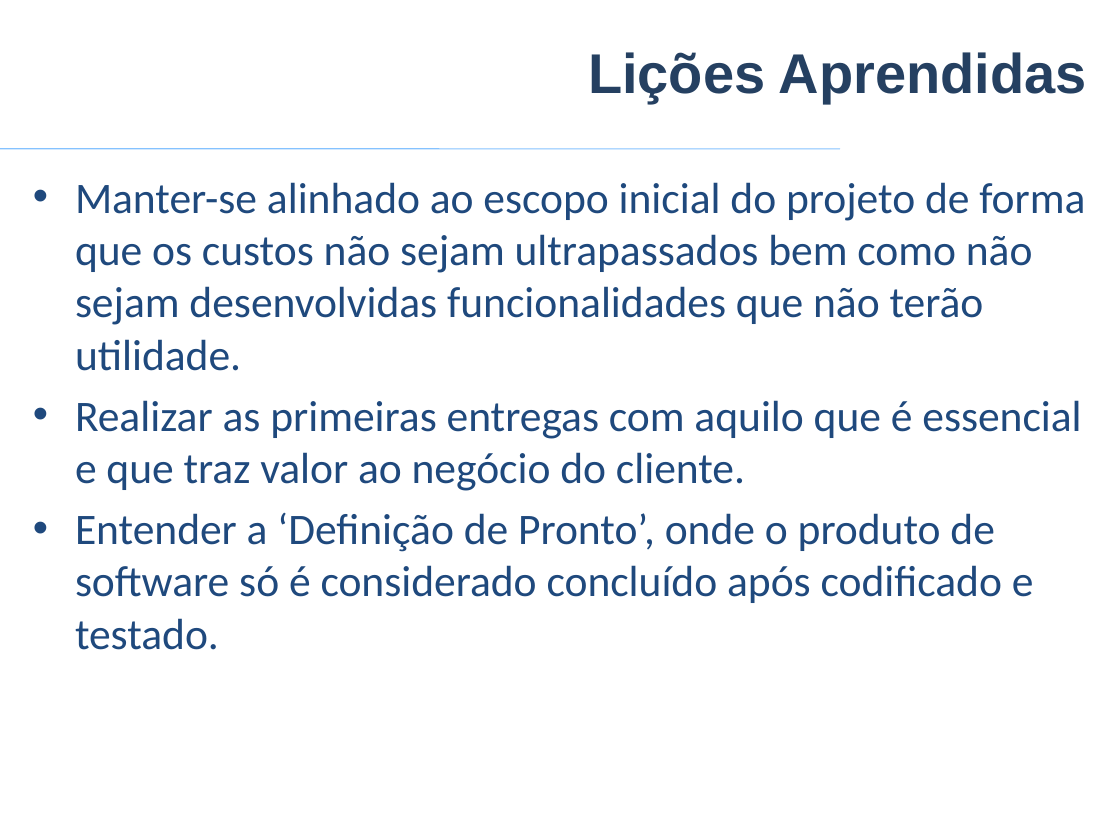
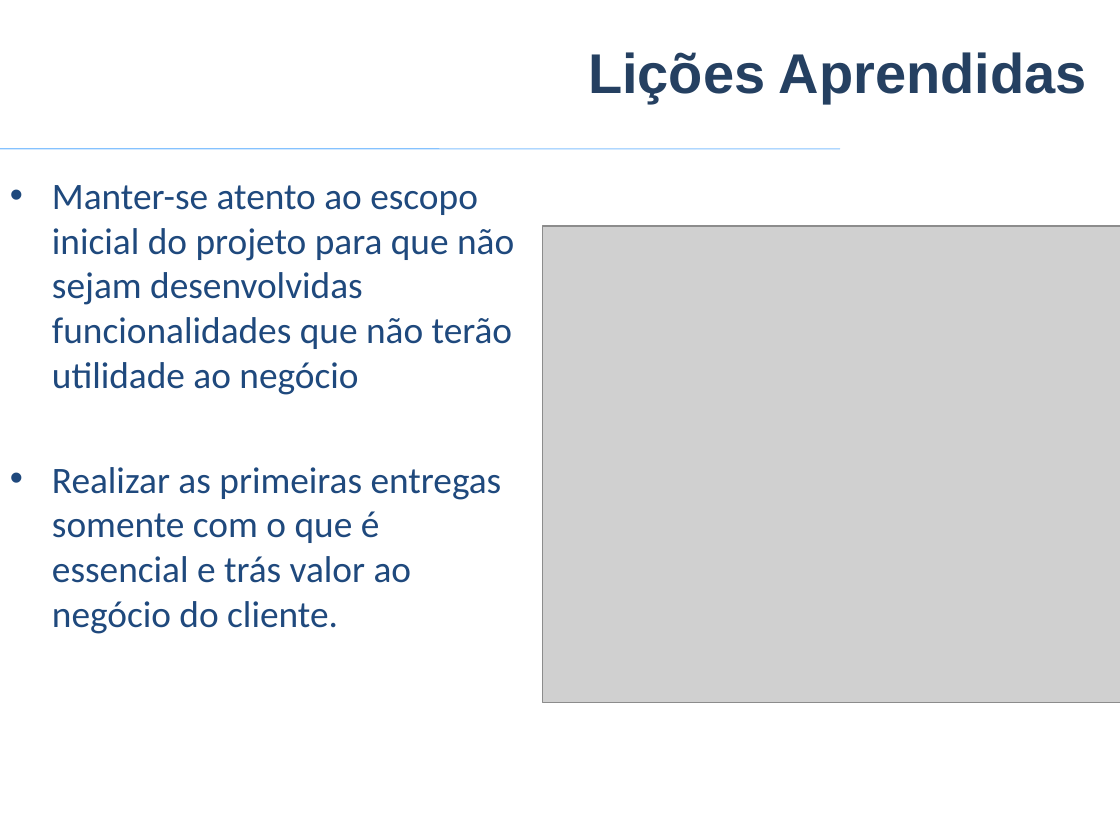
Before and after one commit to VagnerAlcantara/TCC, a slide deck: slide 43 of TCC/5º Encontro/2017-Apresentacao Psystem.pptx (slide 42 before the commit). Drawn at 1120x840 pixels with LibreOffice and Linux fonts; fonts in the diff are those of the drawing; grey boxes stand for pictures; background and template pictures are left out. Boxes give left, top, right and bottom in pixels: in the first picture for what was removed or moved away, otherwise in the second. Text is boxed around its words. In the diff, an @@ line names an element or a change of style, - is before the commit and + after.

```diff
--- a/TCC/5º Encontro/2017-Apresentacao Psystem.pptx
+++ b/TCC/5º Encontro/2017-Apresentacao Psystem.pptx
@@ text at (52, 185, 514, 634): text changed; size 28 to 24 pt @@
-• Manter-se alinhado ao escopo inicial do projeto de forma que os custos não sejam ultrapassados bem como não sejam desenvolvidas funcionalidades que não terão utilidade.
-• Realizar as primeiras entregas com aquilo que é essencial e que traz valor ao negócio do cliente.
-• Entender a ‘Definição de Pronto’, onde o produto de software só é considerado concluído após codificado e testado.
+• Manter-se atento ao escopo inicial do projeto para que não sejam desenvolvidas funcionalidades que não terão utilidade ao negócio
+• Realizar as primeiras entregas somente com o que é essencial e trás valor ao negócio do cliente.
@@ picture added at (542, 226, 1120, 702) @@
```
Also in this commit, not shown: 37 other slides changed, 2 slides added, 1 slide removed.
